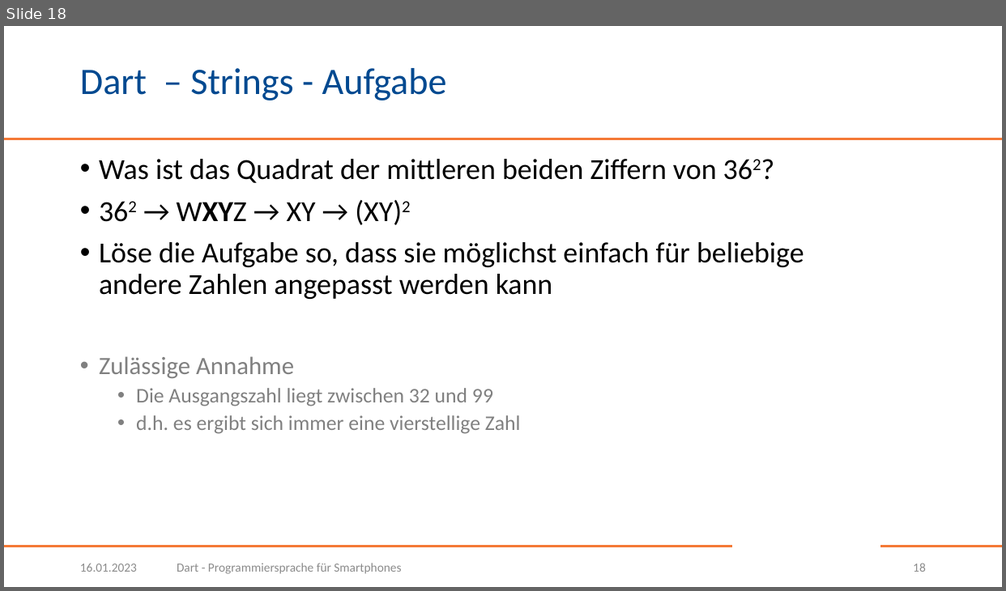
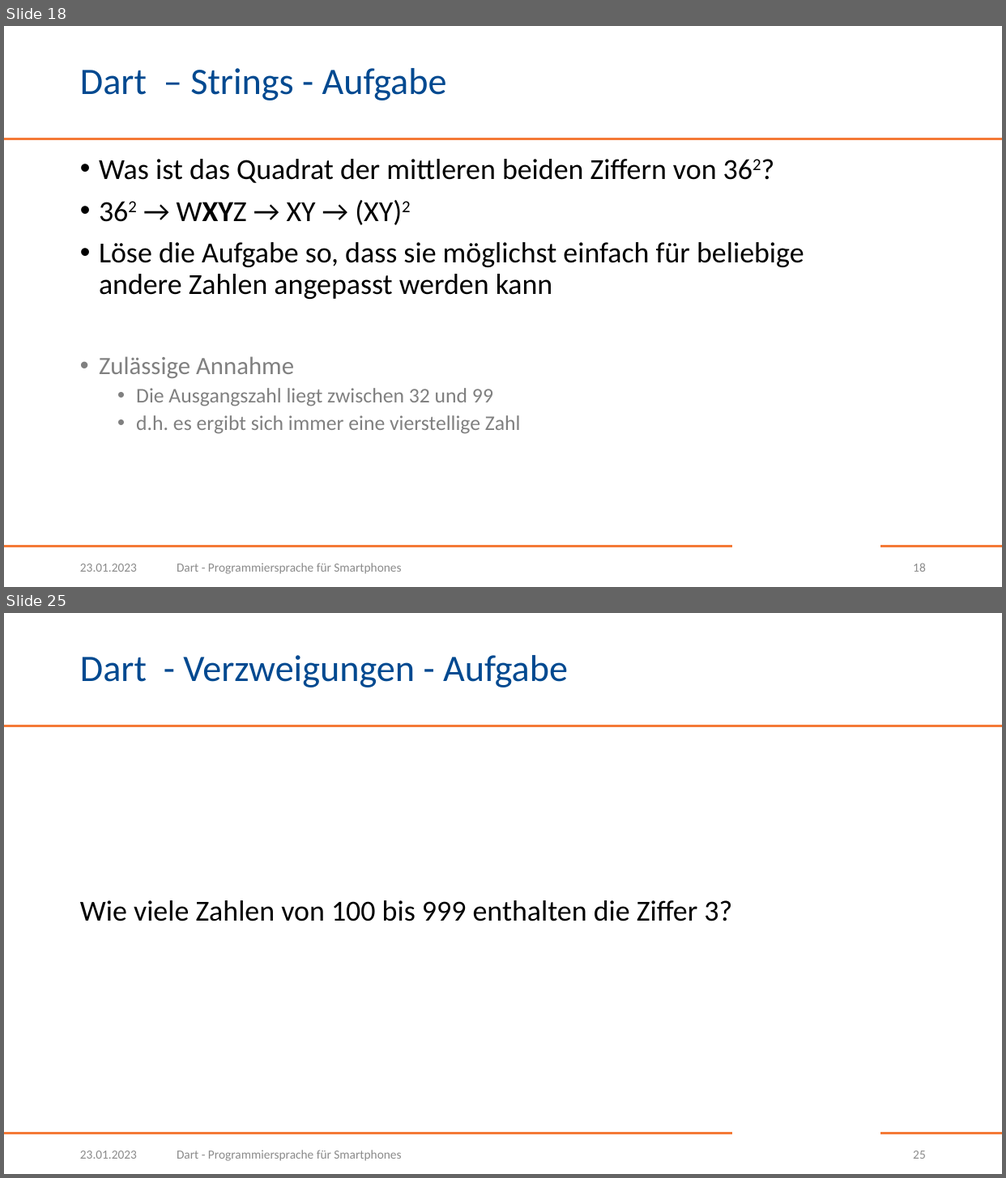
Before and after one commit to BogyMitutoyoCTL/DecisionMakingApp, a slide deck: presentations/Dart.pptx. Shown one above the other, each under a label of ours: slide 18 before the commit, slides 18 and 25 after it; the slides between them are not shown. The pictures are 1006x591 and 1006x1178 pixels, drawn with LibreOffice and Linux fonts; fonts in the diff are those of the drawing; background and template pictures are left out. Boxes give left, top, right and bottom in pixels: in the first picture for what was removed or moved away, otherwise in the second. Text is boxed around its words. In the diff, an @@ line names an element or a change of style, - is before the commit and + after.

Commit message:
Neu: Schleifen und Verzweigungen

```diff
--- a/presentations/Dart.pptx
+++ b/presentations/Dart.pptx
@@ slide 25 added at bbox=[4, 613, 1002, 1174], background #FFFFFF; not listed: 3 template elements that a slide beside it also shows @@
@@ title added at bbox=[80, 655, 568, 688], 36 pt, text #004990 @@
+Dart - Verzweigungen - Aufgabe
@@ text added at bbox=[80, 901, 732, 922], 28 pt, text #000000 @@
+Wie viele Zahlen von 100 bis 999 enthalten die Ziffer 3?
@@ text added at bbox=[80, 1151, 137, 1159], 12 pt, text #8C8C8C @@
+23.01.2023
@@ text added at bbox=[177, 1150, 401, 1161], 12 pt, text #8C8C8C @@
+Dart - Programmiersprache für Smartphones
@@ page number added at bbox=[913, 1151, 926, 1159], 12 pt, text #8C8C8C @@
+25
@@ slide 18 changed as well @@
@@ text at bbox=[80, 564, 137, 572]: text changed @@
-16.01.2023
+23.01.2023
```
Also in this commit, not shown: 17 other slides changed, 6 other slides added.
